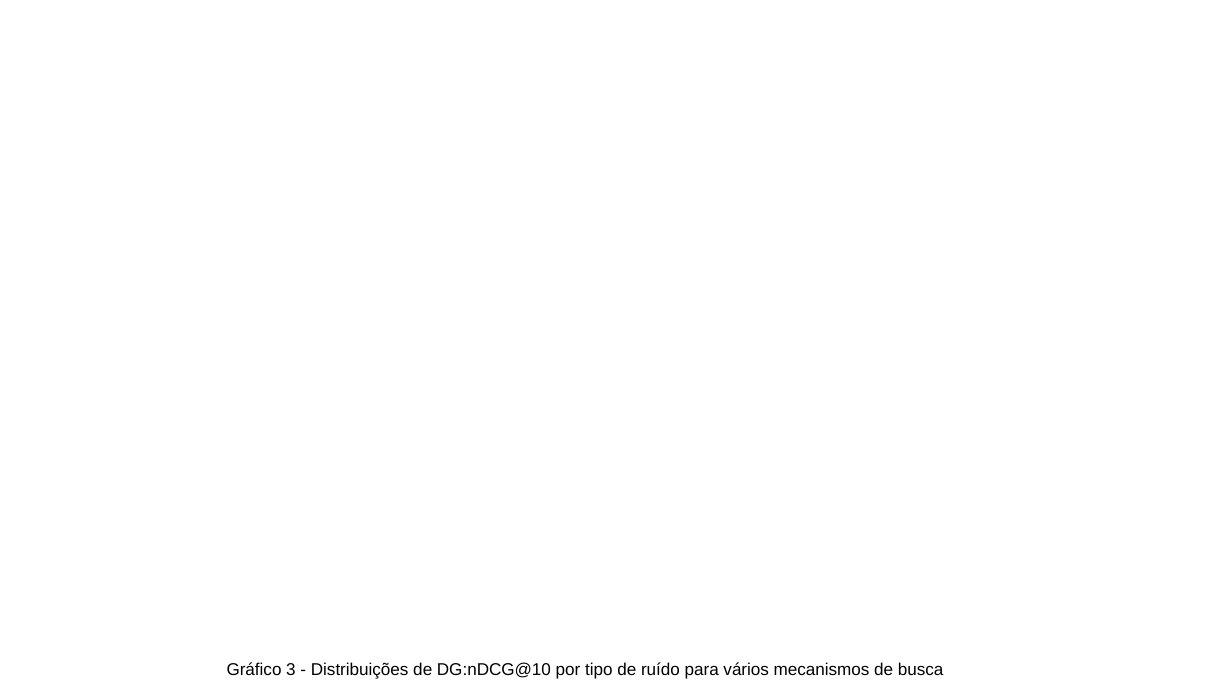
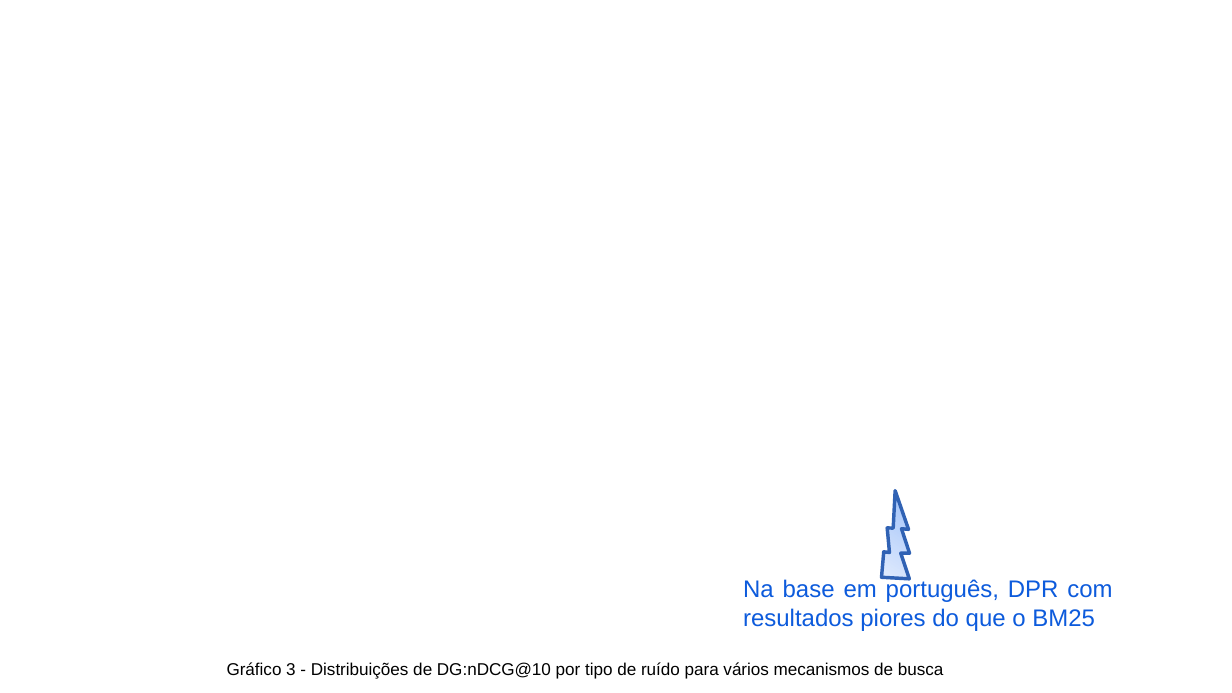
Before and after one commit to leonardo3108/robustez-query, a slide deck: slide 13 of docs/presentations/Apresentação final - 20211209.pptx (slide 10 before the commit). Drawn at 1232x693 pixels with LibreOffice and Linux fonts; fonts in the diff are those of the drawing; background and template pictures are left out. Boxes give left, top, right and bottom in pixels: in the first picture for what was removed or moved away, otherwise in the second. Text is boxed around its words. In the diff, an @@ line names an element or a change of style, - is before the commit and + after.

```diff
--- a/docs/presentations/Apresentação final - 20211209.pptx
+++ b/docs/presentations/Apresentação final - 20211209.pptx
@@ lightning bolt added at box(851, 491, 946, 591), fill gradient #F6F9FE to #AAC8FA to #C6DAFC, outline #3162B5 2 pt @@
@@ text added at box(743, 578, 1112, 631), 14 pt, text #0D5BDC @@
+Na base em português, DPR com resultados piores do que o BM25
```
Also in this commit, not shown: 6 other slides changed, 3 slides added.
